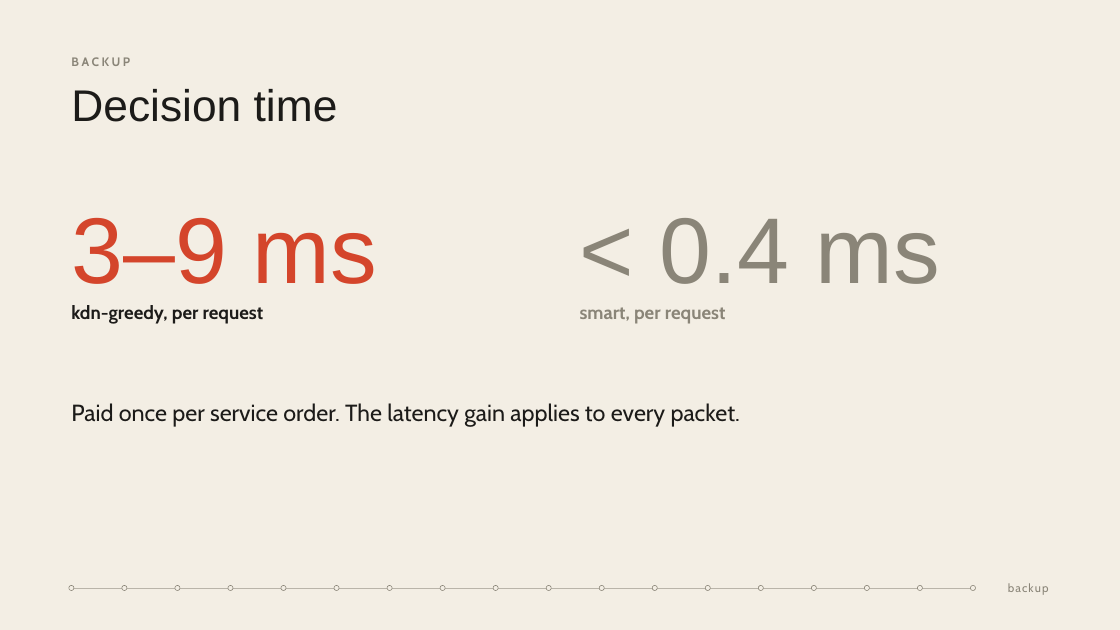
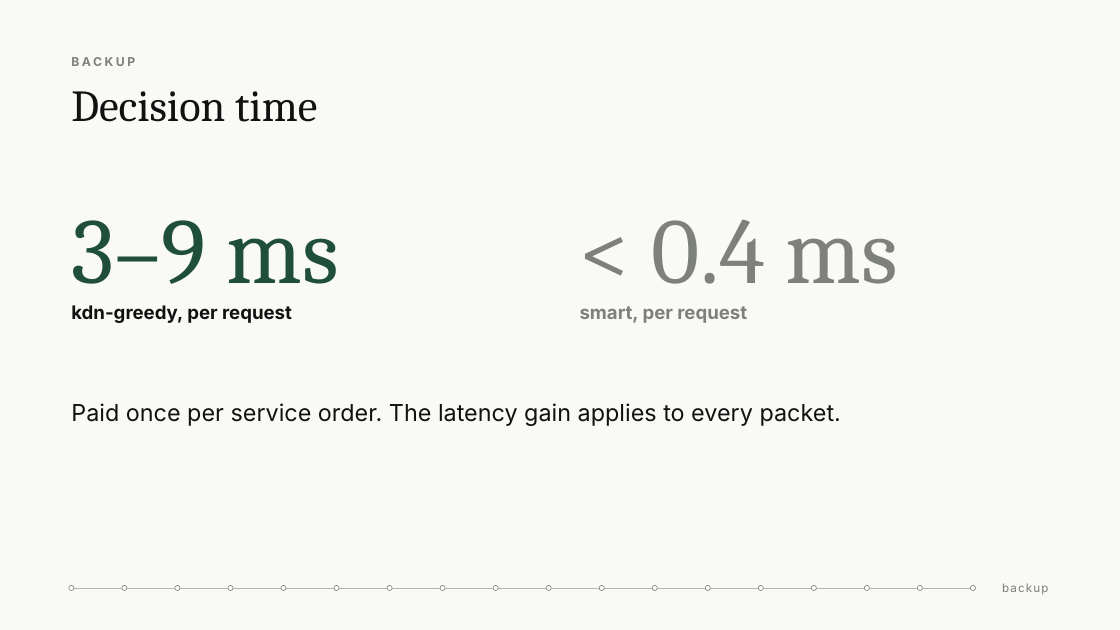
Before and after one commit to kalembasi/traffic-aware-vnf-placement-KDN, a slide deck: slide 19 of presentation/slides.pptx. Drawn at 1120x630 pixels with LibreOffice and Linux fonts; fonts in the diff are those of the drawing. Boxes give left, top, right and bottom in pixels: in the first picture for what was removed or moved away, otherwise in the second. Text is boxed around its words. In the diff, an @@ line names an element or a change of style, - is before the commit and + after.

```diff
--- a/presentation/slides.pptx
+++ b/presentation/slides.pptx
@@ background #F3EEE4 to #F9F9F6 @@
@@ text "Decision time" at bbox=[71, 91, 317, 122]: font Arial to Cambria, text colour #1C1B19 to #111111 @@
@@ text "3–9 ms" at bbox=[71, 220, 338, 284]: font Arial to Cambria, text colour #D4452B to #1F4E3D @@
@@ text "< 0.4 ms" at bbox=[652, 219, 898, 284]: font Arial to Cambria, text colour #8A8578 to #7D807B @@
@@ text "kdn-greedy, per request" at bbox=[71, 305, 292, 323]: font Cabin to Inter, text colour #1C1B19 to #111111 @@
@@ font Cabin to Inter, text colour #8A8578 to #7D807B in 3 elements at bbox=[71, 57, 135, 66], bbox=[990, 579, 1049, 600], bbox=[580, 306, 747, 323] @@
@@ text "Paid once per service order. ..." at bbox=[71, 403, 841, 426]: font Cabin to Inter, text colour #1C1B19 to #111111 @@
@@ line (71, 588) - (973, 588): stroke #B9B4A9 0.5 pt to #B5B6B2 0.5 pt @@
@@ fill #F3EEE4 to #F9F9F6; outline #8A8578 0.5 pt to #7D807B 0.5 pt in 18 elements at bbox=[69, 586, 74, 591], bbox=[122, 586, 127, 591], bbox=[175, 586, 180, 591], bbox=[228, 586, 233, 591], bbox=[281, 586, 287, 591], bbox=[334, 586, 339, 591], bbox=[387, 586, 392, 591], bbox=[440, 586, 445, 591], bbox=[493, 586, 498, 591], bbox=[546, 586, 551, 591], bbox=[599, 586, 604, 591], bbox=[652, 586, 657, 591], bbox=[706, 586, 711, 591], bbox=[759, 586, 764, 591], bbox=[812, 586, 817, 591], bbox=[865, 586, 870, 591], bbox=[918, 586, 923, 591], bbox=[970, 586, 975, 591] @@
```
Also in this commit, not shown: 17 other slides changed, 3 slides added, 2 slides removed, 19 other files.
